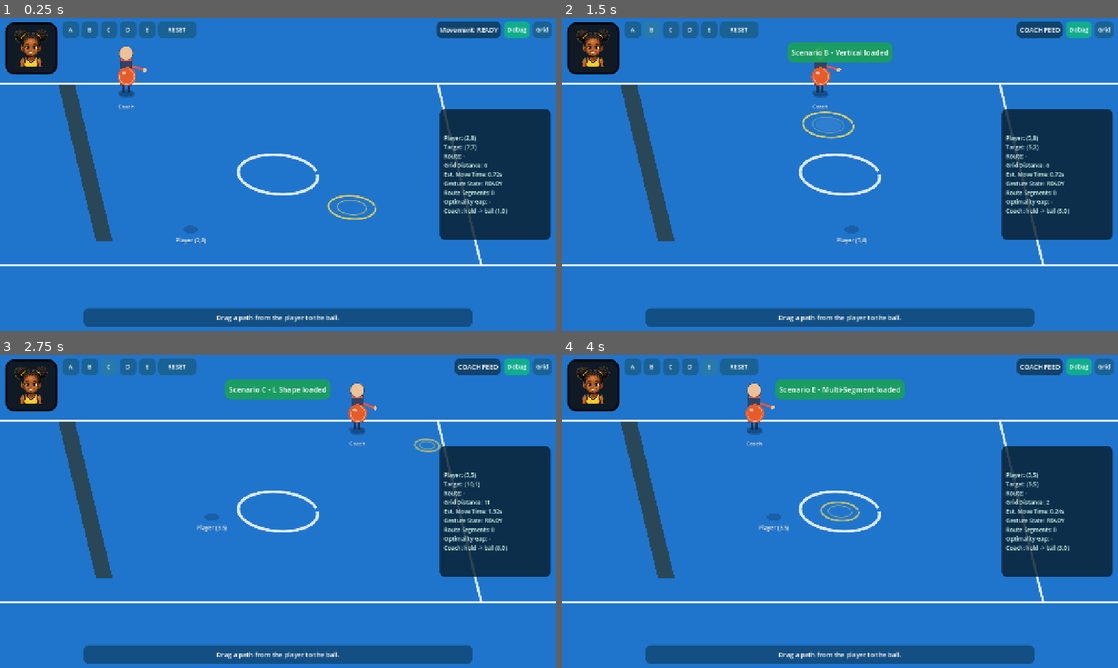
Above: before the commit, frames 1-4 (two rows, left to right).
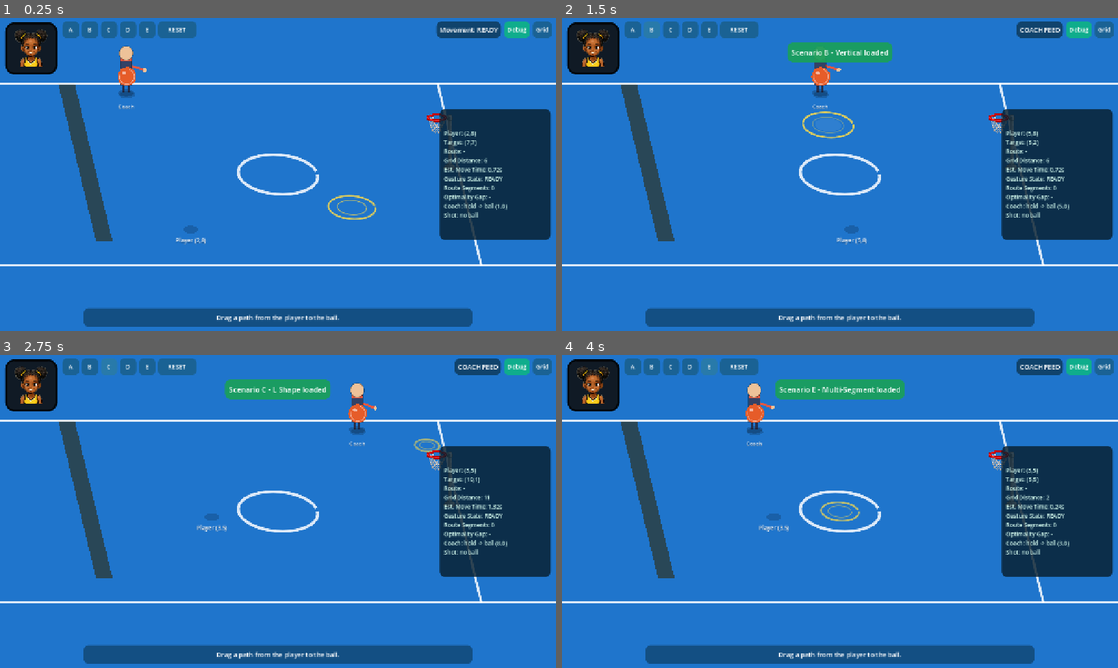
Above: after the commit, the same moments.

Repository: ciworks/netball-nina-concept
Game: Godot game, scene res://main.tscn
The game is run twice, just before and just after one commit, with the same random seed, the same clock (stepped at 60 frames per second) and the same inputs.
Inputs:
- Up to frame 1 (0.25 s): no input
- Up to frame 2 (1.5 s): click "A" at 0.5 s; click "B" at 1.25 s
- Up to frame 3 (2.75 s): click "C" at 2 s
- Up to frame 4 (4 s): click "D" at 2.75 s; click "E" at 3.5 s

The runs differ from the first frame. In frame 1, 1.7% of the frame differs, in the area x 76-92%, y 30-64%; in frame 2, 1.7%; in frame 3, 1.7%; in frame 4, 1.7%.

Commit message:
Add netball post sprite and shot power meter

Diff:
--- a/main.tscn
+++ b/main.tscn
@@ -6,6 +6,7 @@
 [ext_resource type="Script" uid="uid://b2wer5ahta0t6" path="res://scripts/court.gd" id="4_court"]
 [ext_resource type="TileSet" uid="uid://bg31wj3jfoqgf" path="res://tiles/court_tileset.tres" id="5_tileset"]
 [ext_resource type="SpriteFrames" uid="uid://ws4pwme02nlb" path="res://images/player_frames.tres" id="6_frames"]
+[ext_resource type="Texture2D" uid="uid://dge0okvxpc3ew" path="res://images/netball_post.png" id="7_272bh"]
 
 [node name="Main" type="Node2D" unique_id=1529178230]
 script = ExtResource("1_main")
@@ -36,3 +37,7 @@
 [node name="CourtRoute" type="TileMapLayer" parent="CourtRig" unique_id=1962410156]
 z_index = -1
 script = ExtResource("4_court")
+
+[node name="GoalPost" type="Sprite2D" parent="." unique_id=1037781015]
+z_index = 5
+texture = ExtResource("7_272bh")
--- a/scripts/main.gd
+++ b/scripts/main.gd
@@ -49,6 +49,17 @@
 const RATING_GOOD_COLOR := Color(0.32, 0.9, 0.52, 1.0)
 const RATING_OK_COLOR := Color(1.0, 0.62, 0.25, 1.0)
 
+## How tall the netball post stands, measured in court cells the same way the
+## token's CELL_FILL is, so the post keeps its height relative to the player at
+## every viewport size. A netball post is roughly three metres to the player's
+## one and a half, so it stands about twice as tall as the token art.
+const POST_HEIGHT_CELLS := 2.0
+
+## The cell the post stands on: the middle of the right goal line, which is the
+## line a feed is out past (logical x > GRID_MAX) and where a shot will be aimed
+## once shooting exists.
+const POST_CELL := Vector2i(GRID_MAX, 5)
+
 const SCENARIOS := [
 	{"name": "A - Horizontal", "player": Vector2i(2, 5), "target": Vector2i(8, 5)},
 	{"name": "B - Vertical", "player": Vector2i(5, 8), "target": Vector2i(5, 2)},
@@ -74,6 +85,7 @@
 @onready var court_markings: TileMapLayer = $CourtRig/CourtMarkings
 @onready var court_route: CourtBoard = $CourtRig/CourtRoute
 @onready var court_rig: Node2D = $CourtRig
+@onready var goal_post: Sprite2D = $GoalPost
 
 ## Top-line coach feeding the ball. Built in code (see _create_coach) so the
 ## placeholder sprite needs no scene node and no texture file.
@@ -131,6 +143,15 @@
 var _loose_cell := Vector2i.ZERO
 var _loose_timer := 0.0
 var _feed_count := 0
+
+## True while the token is holding the ball: from a clean catch or a collected
+## loose ball until the coach takes the ball back for the next feed. This is the
+## window the shot power meter is shown in - the player only owns the ball then,
+## and shooting does not exist yet, so nothing else reads it.
+var _has_ball := false
+## Last visibility pushed to the power gauge, so the UI is only told when it
+## actually changes rather than every frame.
+var _gauge_shown := false
 
 
 func _ready() -> void:
@@ -181,6 +202,7 @@
 		if _loose_timer <= 0.0:
 			_lose_loose_ball()
 	_resolve_pending_throw()
+	_sync_power_gauge()
 	queue_redraw()
 
 
@@ -387,6 +409,9 @@
 	# feed is over the ball sits wherever it came to rest, so it is the ball's real
 	# position - not the cell the throw was aimed at - that has to be reached.
 	if player_cell == _collect_cell() and _ball_released() and not _feed_airborne():
+		# The token is on the loose ball, so it now holds it: the shot power
+		# meter is up for as long as this possession lasts.
+		_has_ball = true
 		state = State.COMPLETE
 		_complete_timer = 1.8
 		highlight_timer = 1.8
@@ -597,6 +622,21 @@
 		# its origin is court_rect.position (not the half-cell-back panel origin
 		# the tile layers use) and a spot of (x, 0) lands on the top line.
 		coach.layout(court_rect.position, Vector2(cell_w, cell_h), _project_point)
+	if goal_post != null:
+		# The post is a scene node, not generated art, and stays upright in screen
+		# space the same way the token and the ball do - so only its scale follows
+		# the court. Its base sits on its cell and its art is scaled so the whole
+		# post is POST_HEIGHT_CELLS tall, which keeps it the same height next to
+		# the player however the viewport resizes.
+		goal_post.position = grid_to_screen(POST_CELL)
+		var post_tex := goal_post.texture
+		if post_tex != null and post_tex.get_height() > 0:
+			var tex_h := float(post_tex.get_height())
+			goal_post.scale = Vector2.ONE * (float(cell_h) * POST_HEIGHT_CELLS / tex_h)
+			# A centered sprite is drawn around its origin, so lift the art by half
+			# its height to sit its feet on the origin - i.e. on the goal line
+			# rather than straddling it.
+			goal_post.offset = Vector2(0.0, -tex_h * 0.5)
 
 
 func _on_viewport_resized() -> void:
@@ -765,6 +805,7 @@
 		"extra": extra,
 		"segments": segments,
 		"coach": _coach_debug_text(),
+		"shot": _power_debug_text(),
 	})
 
 
@@ -966,6 +1007,9 @@
 	_ball_out = false
 	_ball_loose = false
 	_loose_timer = 0.0
+	# The ball goes back to the coach for this feed, so the token no longer
+	# holds it and the shot power meter has nothing to show until the next catch.
+	_has_ball = false
 	_feed_count += 1
 	if coach != null:
 		coach.start_round(target_cell)
@@ -1029,6 +1073,9 @@
 func _complete_catch() -> void:
 	_throw_pending = false
 	_ball_loose = false
+	# The feed was taken, so the token holds the ball from here until the coach
+	# takes it back: that possession is what the shot power meter is up for.
+	_has_ball = true
 	# Rate the route the token actually walked. A catch made without moving - the
 	# token was already set on the spot waiting - has no route to judge, so nothing
 	# flashes in that case.
@@ -1113,6 +1160,61 @@
 		ui.avatar_shot_missed()
 
 
+## --- Shot power meter ---------------------------------------------------------
+## The meter is the display half of a shot the prototype does not have yet: it
+## comes up while the token holds the ball, and the range it asks for is sized
+## from how far the token stands from the post at POST_CELL - stood under the
+## post wants little power, a shot from the far end wants nearly all of it.
+## Nothing consumes the power value: no input is read and no shot is fired, so
+## the gauge sweeps its own needle and this only keeps it in step with
+## possession and distance. A future shooting move should drive the needle with
+## set_shot_power(), judge the result with shot_power_required_range() and
+## report it through report_shot_result(made) above.
+
+
+## Keeps the meter in step with the round. Pushed every frame because the token
+## can still be walking its route while it holds the ball; the gauge itself skips
+## the work when the distance has not changed.
+func _sync_power_gauge() -> void:
+	if _has_ball != _gauge_shown:
+		_gauge_shown = _has_ball
+		ui.set_power_gauge_visible(_has_ball)
+	if _has_ball:
+		ui.set_power_gauge_distance(_distance_to_post_cells())
+
+
+## Straight-line distance from the token to the post, in court cells. Corner to
+## corner is about 14.1 cells, which is what the meter's range is scaled from.
+func _distance_to_post_cells() -> float:
+	return (Vector2(player_cell) - Vector2(POST_CELL)).length()
+
+
+## One line of shot state for the developer debug panel.
+func _power_debug_text() -> String:
+	if not _has_ball:
+		return "no ball"
+	var band: Vector2 = ui.power_gauge_required_range()
+	return "holding %.1f cells, need %d-%d%%" % [
+		_distance_to_post_cells(), roundi(band.x * 100.0), roundi(band.y * 100.0)]
+
+
+## True while the token is holding the ball.
+func has_ball() -> bool:
+	return _has_ball
+
+
+## The power range an accurate shot needs from the token's current cell, as a
+## (low, high) pair in 0..1.
+func shot_power_required_range() -> Vector2:
+	return ui.power_gauge_required_range()
+
+
+## Drives the needle from outside, for a shooting move that charges its own
+## power instead of the meter's preview sweep.
+func set_shot_power(value: float) -> void:
+	ui.set_power_gauge_power(value)
+
+
 ## Marks where the feed will land. It reads the coach's deterministic destination
 ## and closes onto it before the ball arrives, so the incoming feed can be read
 ## and run onto.
--- /dev/null
+++ b/scripts/power_gauge.gd
@@ -0,0 +1,249 @@
+class_name PowerGauge
+extends Control
+## Floating shot-power meter, shown while the token is holding the ball.
+##
+## The meter is a classic power bar: a needle runs the range, and a brighter band
+## marks the range that would send an accurate shot at the post from where the
+## token is standing. The band's position follows the distance from the token to
+## the goal post - stood under the post wants little power, a shot from the far
+## corner wants nearly all of it - and it narrows as that distance grows, so the
+## range the player has to land in is a finer ask from further out.
+##
+## This is the display half of the mechanic only. Shooting does not exist in the
+## prototype yet, so nothing consumes power() and no shot is fired: the needle
+## sweeps by itself so the required range can be read against the current
+## distance. When a shot is added, whatever drives it should call set_power()
+## while charging and then ask in_accuracy_band() (or compare power() against
+## required_range()) to decide whether the shot was accurate.
+##
+## The gauge never takes input. It floats over the middle of the court, and a
+## Control that stopped touches there would swallow the drag strokes drawn across
+## the screen (see the UI mouse filter rule in AGENTS.md).
+
+## The whole floating panel, in pixels. Wide enough to read as a meter on a
+## phone stretched to the 1280x720 base.
+const GAUGE_SIZE := Vector2(460.0, 104.0)
+
+## The track the needle runs along, in this control's local space.
+const TRACK_MARGIN := 16.0
+const TRACK_TOP := 30.0
+const TRACK_HEIGHT := 34.0
+const TRACK_INSET := 7.0
+const TRACK_RADIUS := 9
+const BAND_RADIUS := 6
+const TICK_COUNT := 10
+
+## Distance from the token to the post, in court cells, that the meter maps
+## across its full range: MIN is a token stood right under the post, MAX is the
+## longest shot this court allows (corner to corner is about 14.1 cells).
+const MIN_DISTANCE_CELLS := 1.0
+const MAX_DISTANCE_CELLS := 14.0
+
+## Where the required range sits on the track, as a fraction of full power. A
+## close shot wants little power and a long one wants nearly all of it.
+const BAND_CENTER_NEAR := 0.18
+const BAND_CENTER_FAR := 0.86
+
+## Half-width of the required range: the tolerance the player has to stay
+## inside. It tightens with distance, so a shot from the far end of the court is
+## a finer ask than one from under the post.
+const BAND_HALF_NEAR := 0.10
+const BAND_HALF_FAR := 0.04
+
+## How fast the preview needle sweeps the range, in power units per second.
+const SWEEP_SPEED := 1.25
+
+const PANEL_COLOR := Color(0.03, 0.10, 0.14, 0.74)
+const TRACK_COLOR := Color(0.05, 0.11, 0.16, 0.92)
+const TRACK_EDGE := Color(1.0, 1.0, 1.0, 0.20)
+const FILL_COLOR := Color(0.20, 0.55, 0.72, 0.85)
+const BAND_COLOR := Color(0.98, 0.78, 0.20, 0.80)
+const BAND_IN_COLOR := Color(0.36, 0.95, 0.55, 0.92)
+const NEEDLE_COLOR := Color(1.0, 1.0, 1.0, 0.97)
+const TICK_COLOR := Color(1.0, 1.0, 1.0, 0.18)
+const TEXT_COLOR := Color(0.92, 1.0, 1.0, 0.96)
+const TEXT_DIM := Color(0.80, 0.90, 0.94, 0.72)
+
+## Distance the meter is currently reading, in court cells.
+var _distance := MIN_DISTANCE_CELLS
+## The band of meter positions that would be an accurate shot at _distance.
+var _band_lo := 0.0
+var _band_hi := 1.0
+## Current needle position, 0..1 across the track.
+var _power := 0.0
+var _sweep_dir := 1.0
+var _phase := 0.0
+
+# Cached styleboxes - the panel, the track, the power fill and the required range
+# band - so drawing allocates nothing per frame.
+var _panel_sb: StyleBoxFlat
+var _track_sb: StyleBoxFlat
+var _fill_sb: StyleBoxFlat
+var _band_sb: StyleBoxFlat
+
+
+func _ready() -> void:
+	custom_minimum_size = GAUGE_SIZE
+	# The gauge hangs over the court, so it must never consume a touch.
+	mouse_filter = Control.MOUSE_FILTER_IGNORE
+	_panel_sb = _make_box(PANEL_COLOR, 14)
+	_track_sb = _make_box(TRACK_COLOR, TRACK_RADIUS)
+	_track_sb.border_color = TRACK_EDGE
+	_track_sb.set_border_width_all(1)
+	_fill_sb = _make_box(FILL_COLOR, TRACK_RADIUS)
+	_band_sb = _make_box(BAND_COLOR, BAND_RADIUS)
+	_recompute_band()
+
+
+func _process(delta: float) -> void:
+	if not visible:
+		return
+	_phase += delta
+	# Preview sweep. Nothing consumes the power value yet - the shot that will is
+	# not built - so the needle rides the full range on its own, which is what
+	# shows the player where the required band sits from where they are standing.
+	_power += _sweep_dir * SWEEP_SPEED * delta
+	if _power >= 1.0:
+		_power = 1.0
+		_sweep_dir = -1.0
+	elif _power <= 0.0:
+		_power = 0.0
+		_sweep_dir = 1.0
+	queue_redraw()
+
+
+## Shows or hides the meter. Every possession starts its sweep from zero, so the
+## needle always reads the same way when the ball comes to the player.
+func set_active(on: bool) -> void:
+	visible = on
+	if on:
+		_power = 0.0
+		_sweep_dir = 1.0
+		_phase = 0.0
+	queue_redraw()
+
+
+## How far the token is from the post, in court cells. This is what sizes the
+## required range, so a shot from further out wants more power and a narrower
+## band to land in.
+func set_distance_cells(cells: float) -> void:
+	var d := maxf(cells, 0.0)
+	if is_equal_approx(d, _distance):
+		return
+	_distance = d
+	_recompute_band()
+	queue_redraw()
+
+
+## Current needle position, 0..1. A future shot reads this as the power it was
+## given.
+func power() -> float:
+	return _power
+
+
+## The band of positions that would be an accurate shot at the current distance,
+## as a (low, high) pair in 0..1.
+func required_range() -> Vector2:
+	return Vector2(_band_lo, _band_hi)
+
+
+## True while the needle is inside the required range: the accurate shot the
+## meter is asking for. Nothing acts on this yet - it brightens the band so the
+## requirement can be read.
+func in_accuracy_band() -> bool:
+	return _power >= _band_lo and _power <= _band_hi
+
+
+## Drives the needle from outside, for when the player's own charging replaces
+## the preview sweep.
+func set_power(value: float) -> void:
+	_power = clampf(value, 0.0, 1.0)
+	queue_redraw()
+
+
+func _recompute_band() -> void:
+	var span := maxf(MAX_DISTANCE_CELLS - MIN_DISTANCE_CELLS, 0.001)
+	var t := clampf((_distance - MIN_DISTANCE_CELLS) / span, 0.0, 1.0)
+	var center := lerpf(BAND_CENTER_NEAR, BAND_CENTER_FAR, t)
+	var half := lerpf(BAND_HALF_NEAR, BAND_HALF_FAR, t)
+	_band_lo = clampf(center - half, 0.0, 1.0)
+	_band_hi = clampf(center + half, 0.0, 1.0)
+
+
+func _make_box(color: Color, radius: int) -> StyleBoxFlat:
+	var sb := StyleBoxFlat.new()
+	sb.bg_color = color
+	sb.set_corner_radius_all(radius)
+	return sb
+
+
+func _draw() -> void:
+	var font := ThemeDB.fallback_font
+	var w := GAUGE_SIZE.x
+	draw_style_box(_panel_sb, Rect2(Vector2.ZERO, GAUGE_SIZE))
+
+	var track := Rect2(Vector2(TRACK_MARGIN, TRACK_TOP),
+			Vector2(w - TRACK_MARGIN * 2.0, TRACK_HEIGHT))
+	var span_x := track.position.x + TRACK_INSET
+	var span_w := maxf(track.size.x - TRACK_INSET * 2.0, 1.0)
+	var needle_x := span_x + span_w * _power
+	var in_band := in_accuracy_band()
+
+	# Title row: what the meter is, and the distance it is reading from.
+	draw_string(font, Vector2(TRACK_MARGIN, 21.0), "SHOT POWER",
+			HORIZONTAL_ALIGNMENT_LEFT, -1, 13, TEXT_COLOR)
+	_draw_right(font, w - TRACK_MARGIN, 21.0, "POST %.1f CELLS" % _distance, 13, TEXT_DIM)
+
+	# Track, the power generated so far, then a light scale over both.
+	draw_style_box(_track_sb, track)
+	var fill_w := clampf(needle_x - track.position.x, 0.0, track.size.x)
+	if fill_w > 1.0:
+		draw_style_box(_fill_sb, Rect2(track.position, Vector2(fill_w, track.size.y)))
+	var tick_cy := track.position.y + track.size.y * 0.5
+	for i in range(1, TICK_COUNT):
+		var tx := span_x + span_w * (float(i) / float(TICK_COUNT))
+		draw_line(Vector2(tx, tick_cy - 5.0), Vector2(tx, tick_cy + 5.0), TICK_COLOR, 1.0, true)
+
+	# The required range for this distance, drawn over the fill so it stays
+	# readable wherever the needle happens to be. It turns green and glows when
+	# the needle is inside it.
+	var band_x0 := span_x + span_w * _band_lo
+	var band_x1 := span_x + span_w * _band_hi
+	_band_sb.bg_color = BAND_IN_COLOR if in_band else BAND_COLOR
+	draw_style_box(_band_sb, Rect2(
+			Vector2(band_x0, track.position.y + 2.0),
+			Vector2(maxf(band_x1 - band_x0, 4.0), track.size.y - 4.0)))
+	if in_band:
+		var glow := 0.5 + 0.5 * sin(_phase * 8.0)
+		draw_circle(Vector2(needle_x, tick_cy), 9.0 + glow * 2.5,
+				Color(BAND_IN_COLOR.r, BAND_IN_COLOR.g, BAND_IN_COLOR.b, 0.16 + 0.12 * glow))
+
+	# The needle, with a soft drop shadow so it reads over the band.
+	draw_rect(Rect2(Vector2(needle_x - 1.0, track.position.y - 3.0),
+			Vector2(4.0, track.size.y + 10.0)), Color(0, 0, 0, 0.35), true)
+	draw_rect(Rect2(Vector2(needle_x - 2.0, track.position.y - 5.0),
+			Vector2(4.0, track.size.y + 10.0)), NEEDLE_COLOR, true)
+
+	# Readout row: what the needle is doing and what the meter is asking for.
+	var base_y := GAUGE_SIZE.y - 13.0
+	var lo_pct := roundi(_band_lo * 100.0)
+	var hi_pct := roundi(_band_hi * 100.0)
+	draw_string(font, Vector2(TRACK_MARGIN, base_y),
+			"POWER %d%%" % roundi(_power * 100.0),
+			HORIZONTAL_ALIGNMENT_LEFT, -1, 14, TEXT_COLOR)
+	_draw_center(font, w * 0.5, base_y, "REQUIRED %d-%d%%" % [lo_pct, hi_pct], 14, TEXT_DIM)
+	_draw_right(font, w - TRACK_MARGIN, base_y,
+			"IN RANGE" if in_band else "OUT OF RANGE", 14,
+			BAND_IN_COLOR if in_band else TEXT_DIM)
+
+
+func _draw_center(font: Font, center_x: float, y: float, text: String, size_px: int, color: Color) -> void:
+	var text_w := font.get_string_size(text, HORIZONTAL_ALIGNMENT_LEFT, -1, size_px).x
+	draw_string(font, Vector2(center_x - text_w * 0.5, y), text,
+			HORIZONTAL_ALIGNMENT_LEFT, -1, size_px, color)
+
+
+func _draw_right(font: Font, right_x: float, y: float, text: String, size_px: int, color: Color) -> void:
+	var text_w := font.get_string_size(text, HORIZONTAL_ALIGNMENT_LEFT, -1, size_px).x
+	draw_string(font, Vector2(right_x - text_w, y), text,
+			HORIZONTAL_ALIGNMENT_LEFT, -1, size_px, color)
--- a/scripts/ui.gd
+++ b/scripts/ui.gd
@@ -15,6 +15,7 @@
 var _reset_btn: Button
 var _scenario_btns: Array[Button] = []
 var _avatar: PlayerAvatar
+var _power_gauge: PowerGauge
 
 var _feedback_timer := 0.0
 var _rating_label: Label
@@ -95,7 +96,8 @@
 	if int(info.get("extra", -1)) >= 0:
 		extra_txt = "+%d over optimal" % int(info["extra"])
 	txt += "Optimality Gap: %s\n" % extra_txt
-	txt += "Coach: %s" % info.get("coach", "-")
+	txt += "Coach: %s\n" % info.get("coach", "-")
+	txt += "Shot: %s" % info.get("shot", "-")
 	_debug_label.text = txt
 
 
@@ -139,6 +141,39 @@
 func avatar_shot_missed() -> void:
 	if _avatar:
 		_avatar.react_shot_missed()
+
+
+## --- Shot power meter --------------------------------------------------------
+## Shown only while the token is holding the ball. Main owns both that state and
+## the distance the meter sizes its required range from; the meter itself - the
+## track, the sweeping needle and the required band - lives in power_gauge.gd.
+## It never takes input, so it cannot swallow a drag aimed at the court.
+
+
+func set_power_gauge_visible(on: bool) -> void:
+	if _power_gauge:
+		_power_gauge.set_active(on)
+
+
+func set_power_gauge_distance(cells: float) -> void:
+	if _power_gauge:
+		_power_gauge.set_distance_cells(cells)
+
+
+## The range of needle positions that would be an accurate shot at the distance
+## the meter is currently reading, as a (low, high) pair in 0..1. Vector2.ZERO
+## before the meter has been built.
+func power_gauge_required_range() -> Vector2:
+	if _power_gauge:
+		return _power_gauge.required_range()
+	return Vector2.ZERO
+
+
+## Drives the needle from outside, for a shooting move that charges its own
+## power instead of the meter's preview sweep.
+func set_power_gauge_power(value: float) -> void:
+	if _power_gauge:
+		_power_gauge.set_power(value)
 
 
 ## Flashes a big kinetic rating word (PERFECT / GOOD / OK) in the center of
@@ -337,6 +372,27 @@
 	_debug_label.add_theme_color_override("font_color", Color(0.85, 1.0, 0.95, 1.0))
 	_debug_panel.add_child(_debug_label)
 
+	# Shot power meter, floating in the middle of the screen. It is the last child
+	# on this ignore-only root, so it sits over the rest of the HUD without ever
+	# taking a touch: a drag across the middle of the court still reaches the
+	# game. It starts hidden because Main shows it only while the token holds the
+	# ball (see set_power_gauge_visible).
+	_power_gauge = PowerGauge.new()
+	_power_gauge.name = "PowerGauge"
+	# Anchored to the exact centre and pulled back by half its own size, so it
+	# stays centred on the whole screen at any viewport size.
+	var gauge_size := PowerGauge.GAUGE_SIZE
+	_power_gauge.anchor_left = 0.5
+	_power_gauge.anchor_top = 0.5
+	_power_gauge.anchor_right = 0.5
+	_power_gauge.anchor_bottom = 0.5
+	_power_gauge.offset_left = -gauge_size.x * 0.5
+	_power_gauge.offset_top = -gauge_size.y * 0.5
+	_power_gauge.offset_right = gauge_size.x * 0.5
+	_power_gauge.offset_bottom = gauge_size.y * 0.5
+	root.add_child(_power_gauge)
+	_power_gauge.set_active(false)
+
 
 func _make_button(text: String) -> Button:
 	var b := Button.new()
Binary file added: images/netball_post.png
Not shown, added: images/netball_post.png.import
Not shown, added: AGENTS.md
